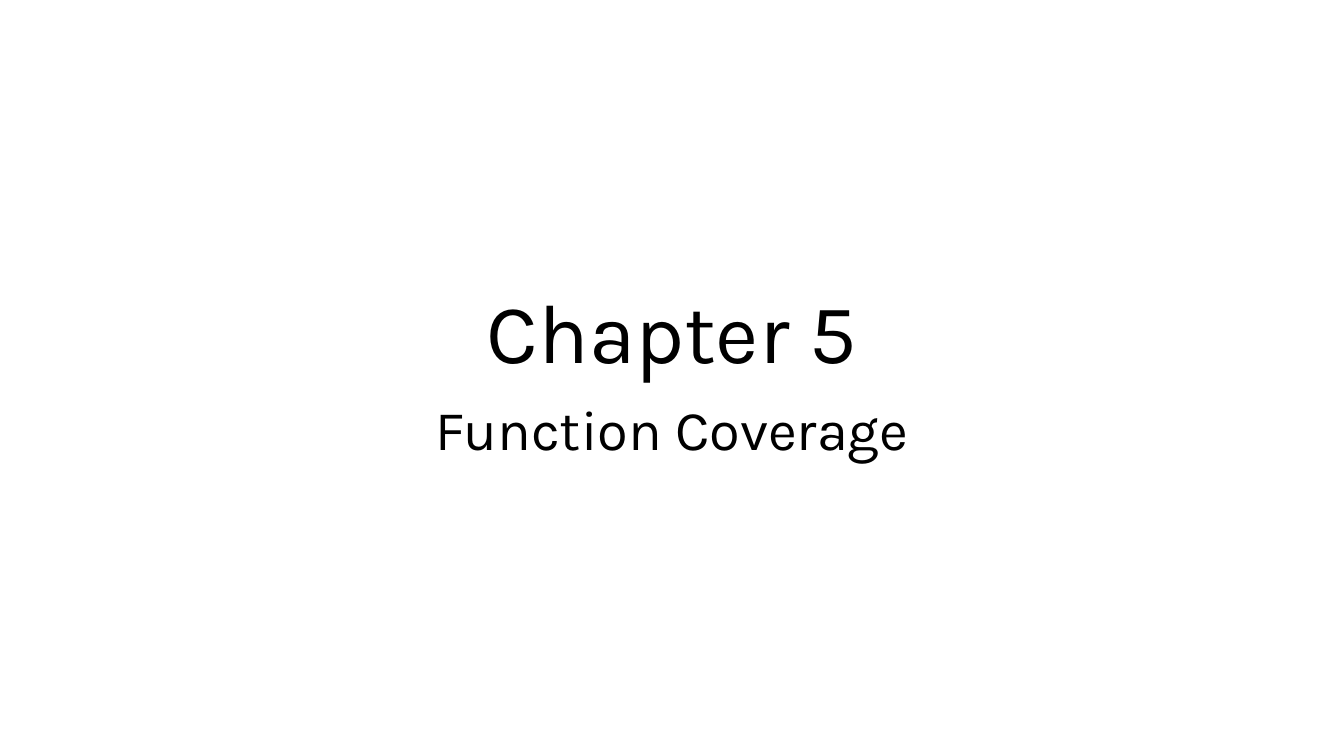
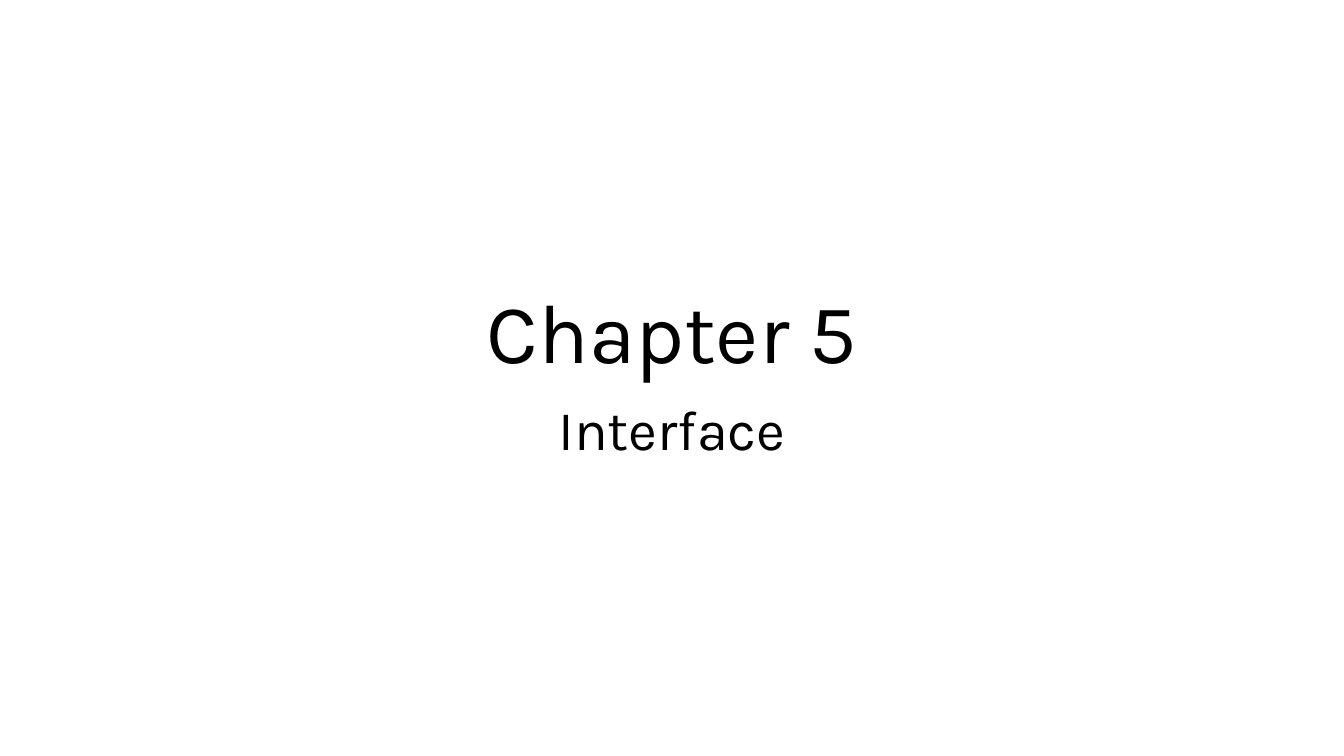
Before and after one commit to s9001055/DV_learning, a slide deck: slide 43 of SystemVerilog_語法學習.pptx. Drawn at 1344x756 pixels with LibreOffice and Linux fonts; fonts in the diff are those of the drawing. Boxes give left, top, right and bottom in pixels: in the first picture for what was removed or moved away, otherwise in the second. Text is boxed around its words. In the diff, an @@ line names an element or a change of style, - is before the commit and + after.

Commit message:
Add: interface example code 1. Add interface 2. Add modport 3. Add clocking block 4. modify SystemVerilog_語法學習.pptx

```diff
--- a/SystemVerilog_語法學習.pptx
+++ b/SystemVerilog_語法學習.pptx
@@ subtitle at [558,411,785,451]: text changed @@
-Function Coverage
+Interface
```
Also in this commit, not shown: 1 other slide changed, 3 slides added, 3 other files.
